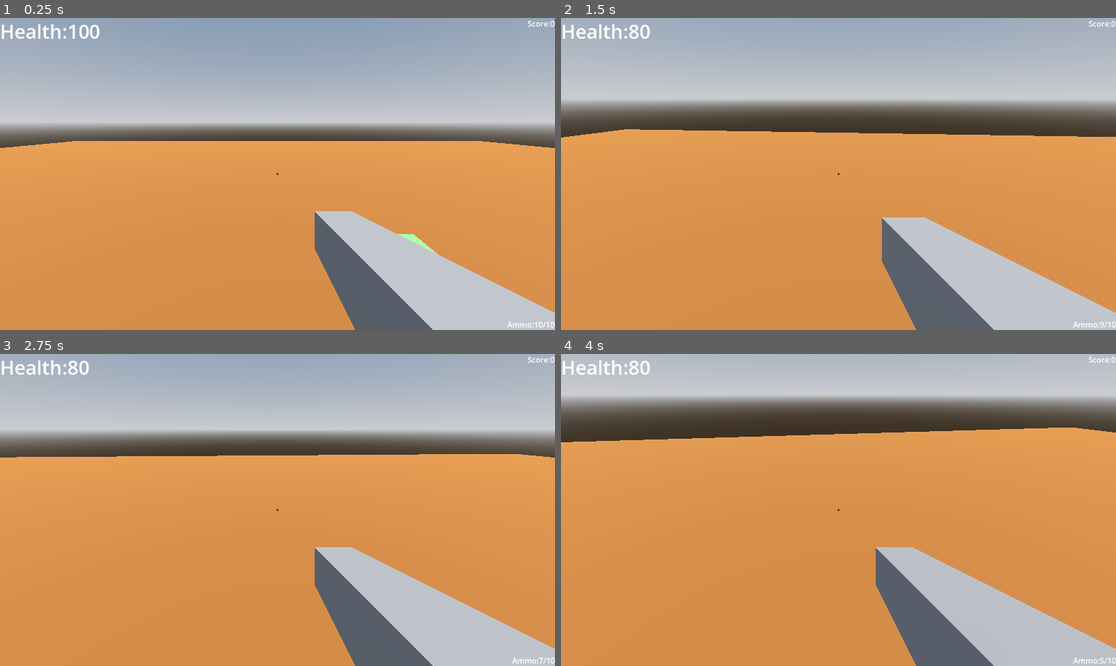
Above: before the commit, frames 1-4 (two rows, left to right).
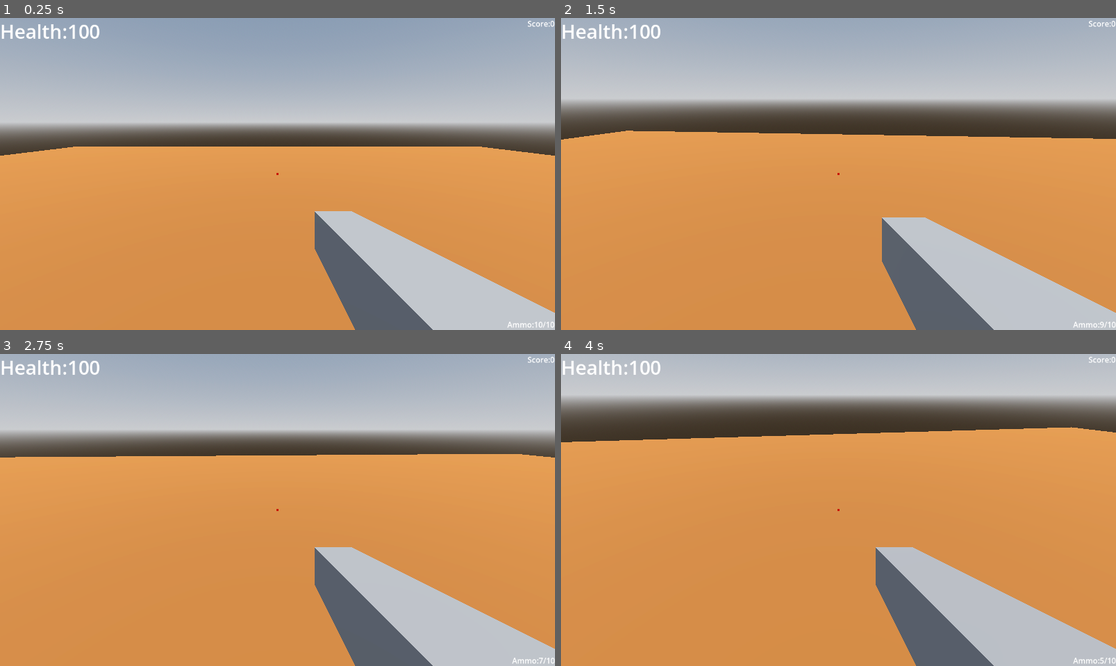
Above: after the commit, the same moments.

Repository: mohsin111111111/pkbg
Game: Godot game, scene res://world.tscn
Same seed, same stepped clock (60 frames per second), same inputs: the game is played once before the commit and once after it.
Inputs (mouse positions are in pixels of both pictures, inside the frame that each line leads up to):
- Up to frame 1 (0.25 s): no input
- Up to frame 2 (1.5 s): tap Enter (ui_accept) at 0.5, 0.77 s; move the mouse to (866, 174) at 0.52 s; hold Up (ui_up) from 0.53 s (still down); click (866, 174) at 0.6 s; move the mouse to (810, 174) at 1.27 s; right-click (810, 174) at 1.35 s
- Up to frame 3 (2.75 s): keep holding Up (ui_up); tap Enter (ui_accept) at 1.52 s; click (249, 510) at 1.55 s; move the mouse to (288, 503) at 2.02 s; click (288, 503) at 2.1 s
- Up to frame 4 (4 s): keep holding Up (ui_up); tap Enter (ui_accept) at 2.75, 3.02, 3.5, 3.77 s; move the mouse to (832, 516) at 2.77 s; tap Shift (sprint) at 2.85 s; click (832, 516) at 3.05 s; move the mouse to (877, 513) at 3.52 s; tap Alt at 3.6 s; click (877, 513) at 3.8 s

The runs differ from the first frame. In frame 1, 2.0% of the frame differs, in the area x 0-100%, y 39-76%; in frame 2, 0.6%; in frame 3, 0.1%; in frame 4, less than 0.1%.

Commit message:
i made headshot which kills instantly and i added auto spawnning of enemies in world

Diff:
--- a/barrrel.tscn
+++ b/barrrel.tscn
@@ -6,6 +6,8 @@
 albedo_color = Color(1, 0.46666667, 0, 1)
 
 [sub_resource type="CylinderShape3D" id="CylinderShape3D_8kctj"]
+height = 2.1923828
+radius = 0.6713867
 
 [sub_resource type="SphereShape3D" id="SphereShape3D_1jgn3"]
 radius = 4.0
@@ -17,6 +19,7 @@
 material = SubResource("StandardMaterial3D_1jgn3")
 
 [node name="CollisionShape3D" type="CollisionShape3D" parent="." unique_id=1519780024]
+transform = Transform3D(1, 0, 0, 0, 1, 0, 0, 0, 1, 0, 0.096191406, 0)
 shape = SubResource("CylinderShape3D_8kctj")
 
 [node name="ExplosionZone" type="Area3D" parent="." unique_id=1981590285]
--- a/enemy.gd
+++ b/enemy.gd
@@ -1,18 +1,22 @@
 extends CharacterBody3D
-
+const SPEED = 3
 var health = 3
-var speed = 2.0
+var gravity = ProjectSettings.get_setting("physics/3d/default_gravity")
+#var speed = 2.0
 @onready var player = get_tree().get_first_node_in_group("Player")
-@onready var nav_agent = $'NavigationAgent3D'
+#@onready var nav_agent = $'NavigationAgent3D'
 func _physics_process(delta):
 	if not is_on_floor():
-		velocity.y -= 9.8 * delta
-	if player:
-		nav_agent.target_position = player.global_position
-		var next_location = nav_agent.get_next_path_position()
-		var direction = (next_location-global_position).normalized()
-		velocity.x = direction.x * speed
-		velocity.z = direction.z * speed
+		velocity.y -= gravity * delta
+	if player !=null:
+		var direction = global_position.direction_to(player.global_position)
+		direction.y = 0
+		#nav_agent.target_position = player.global_position
+		#var next_location = nav_agent.get_next_path_position()
+		#var direction = (next_location-global_position).normalized()
+		velocity.x = direction.x * SPEED
+		velocity.z = direction.z * SPEED
+		look_at(Vector3(player.global_position.x, global_position.y, player.global_position.z),Vector3.UP)
 	move_and_slide()
 func take_damage():
 	health -= 1
@@ -21,7 +25,13 @@
 		queue_free()
 
 
+#func _on_attack_zone_body_entered(body: Node3D) -> void:
+func _on_body_entered(body):
+	if body.is_in_group("Player"):
+		if body.has_method("take_damage"):
+			body.take_damage(20)
+	#pass # Replace with function body.
+
+
 func _on_attack_zone_body_entered(body: Node3D) -> void:
-	if body.is_in_group("Player"):
-		body.take_damage(20)
-	#pass # Replace with function body.
+	pass # Replace with function body.
--- a/enemy.tscn
+++ b/enemy.tscn
@@ -1,21 +1,40 @@
 [gd_scene format=3 uid="uid://dvkban7aiq1h0"]
 
 [ext_resource type="Script" uid="uid://co2jrglk3t2r5" path="res://enemy.gd" id="1_7k104"]
+[ext_resource type="Script" uid="uid://b35p2jq5d7nkl" path="res://head.gd" id="2_4gyqm"]
 
 [sub_resource type="StandardMaterial3D" id="StandardMaterial3D_7k104"]
 albedo_color = Color(0.4745098, 1, 0.43529412, 1)
 
 [sub_resource type="BoxShape3D" id="BoxShape3D_7xaro"]
-size = Vector3(1, 2, 1)
+size = Vector3(1, 3, 1)
+
+[sub_resource type="SphereShape3D" id="SphereShape3D_7k104"]
+radius = 0.7
+
+[sub_resource type="SphereShape3D" id="SphereShape3D_4gyqm"]
+radius = 1.5
 
 [node name="Enemy" type="CharacterBody3D" unique_id=520630786]
 script = ExtResource("1_7k104")
 
 [node name="CSGBox3D" type="CSGBox3D" parent="." unique_id=2076974408]
-size = Vector3(1, 2, 1)
+size = Vector3(1, 3, 1)
 material = SubResource("StandardMaterial3D_7k104")
 
 [node name="CollisionShape3D" type="CollisionShape3D" parent="." unique_id=1852507962]
 shape = SubResource("BoxShape3D_7xaro")
 
 [node name="NavigationAgent3D" type="NavigationAgent3D" parent="." unique_id=1894083981]
+
+[node name="Head" type="Area3D" parent="." unique_id=1181387556]
+transform = Transform3D(1, 0, 0, 0, 1, 0, 0, 0, 1, 0, 1.2376382, 0)
+script = ExtResource("2_4gyqm")
+
+[node name="CollisionShape3D" type="CollisionShape3D" parent="Head" unique_id=42148296]
+shape = SubResource("SphereShape3D_7k104")
+
+[node name="AttackZone" type="Area3D" parent="." unique_id=23562018]
+
+[node name="CollisionShape3D" type="CollisionShape3D" parent="AttackZone" unique_id=1166689608]
+shape = SubResource("SphereShape3D_4gyqm")
--- /dev/null
+++ b/head.gd
@@ -0,0 +1,10 @@
+extends Area3D
+
+
+func take_damage():
+	print("BOOM HEADSHOT!")
+	var zombie=get_parent()
+
+	zombie.take_damage()
+	zombie.take_damage()
+	zombie.take_damage()
--- a/player.gd
+++ b/player.gd
@@ -51,6 +51,8 @@
 			var hit_object = raycast.get_collider()
 			if hit_object.has_method("take_damage"):
 				hit_object.take_damage()
+			elif hit_object.get_parent() !=null and hit_object.get_parent().has_method("take_damage"):
+				hit_object.get_parent().take_damage()
 	if (Input.is_action_just_pressed("reload")or (Input.is_action_just_pressed("shoot")and current_ammo <=0)) and current_ammo< max_ammo and not is_reloading:
 		reload_weapon()
 	if not is_on_floor():
--- /dev/null
+++ b/spawner.gd
@@ -0,0 +1,8 @@
+extends Node3D
+
+var enemy_blueprint = preload("res://enemy.tscn")
+@onready var timer =$Timer
+func _on_timer_timeout():
+	var new_zombie = enemy_blueprint.instantiate()
+	get_parent().add_child(new_zombie)
+	new_zombie.global_position = self.global_position
--- /dev/null
+++ b/spawner.tscn
@@ -0,0 +1,12 @@
+[gd_scene format=3 uid="uid://vcoy74j3yaxb"]
+
+[ext_resource type="Script" uid="uid://dhip0d7hqysbs" path="res://spawner.gd" id="1_yp5lu"]
+
+[node name="Spawner" type="Node3D" unique_id=1778161684]
+script = ExtResource("1_yp5lu")
+
+[node name="Timer" type="Timer" parent="." unique_id=1666078668]
+wait_time = 3.0
+autostart = true
+
+[connection signal="timeout" from="Timer" to="." method="_on_timer_timeout"]
--- a/world.tscn
+++ b/world.tscn
@@ -6,6 +6,7 @@
 [ext_resource type="PackedScene" uid="uid://cpyeuplq6c1dx" path="res://health_pack.tscn" id="3_tlwt5"]
 [ext_resource type="PackedScene" uid="uid://1j3n8pqmwslw" path="res://red_key.tscn" id="5_036b0"]
 [ext_resource type="PackedScene" uid="uid://c5ubjjcc8onhx" path="res://barrrel.tscn" id="6_dwbse"]
+[ext_resource type="PackedScene" uid="uid://vcoy74j3yaxb" path="res://spawner.tscn" id="7_pkg7o"]
 
 [sub_resource type="ProceduralSkyMaterial" id="ProceduralSkyMaterial_fj7yv"]
 sky_horizon_color = Color(0.66224277, 0.6717428, 0.6867428, 1)
@@ -19,9 +20,6 @@
 sky = SubResource("Sky_tlwt5")
 tonemap_mode = 2
 glow_enabled = true
-
-[sub_resource type="SphereShape3D" id="SphereShape3D_fj7yv"]
-radius = 1.5
 
 [sub_resource type="CapsuleShape3D" id="CapsuleShape3D_fj7yv"]
 
@@ -43,13 +41,8 @@
 [node name="Enemy" parent="." unique_id=520630786 instance=ExtResource("2_fj7yv")]
 transform = Transform3D(1, 0, 0, 0, 1, 0, 0, 0, 1, 2.936141, 1.5, -4.105901)
 
-[node name="AttackZone" type="Area3D" parent="Enemy" unique_id=1900307759]
-
-[node name="CollisionShape3D" type="CollisionShape3D" parent="Enemy/AttackZone" unique_id=508945591]
-shape = SubResource("SphereShape3D_fj7yv")
-
 [node name="Enemy2" parent="." unique_id=1530459836 instance=ExtResource("2_fj7yv")]
-transform = Transform3D(1, 0, 0, 0, 1, 0, 0, 0, 1, 7, 1.970954, 2)
+transform = Transform3D(1, 0, 0, 0, 1, 0, 0, 0, 1, 7, 2, 2)
 
 [node name="Enemy3" parent="." unique_id=1648178145 instance=ExtResource("2_fj7yv")]
 transform = Transform3D(1, 0, 0, 0, 1, 0, 0, 0, 1, -5, 2, 5)
@@ -58,7 +51,7 @@
 transform = Transform3D(1, 0, 0, 0, 0.060421377, 0.99817294, 0, -0.99817294, 0.060421377, 0, 5.9280605, 0)
 
 [node name="Player" type="CharacterBody3D" parent="." unique_id=1003812761 groups=["Player"]]
-transform = Transform3D(1, 0, 0, 0, 1, 0, 0, 0, 1, 0, 1.3810039, 0)
+transform = Transform3D(1, 0, 0, 0, 1, 0, 0, 0, 1, 0, 3.164456, 0)
 script = ExtResource("1_f3sb7")
 
 [node name="CollisionShape3D" type="CollisionShape3D" parent="Player" unique_id=91415920]
@@ -73,6 +66,7 @@
 
 [node name="RayCast3D" type="RayCast3D" parent="Player/Camera3D" unique_id=715387651]
 target_position = Vector3(0, 0, -50)
+collide_with_areas = true
 
 [node name="HUD" type="CanvasLayer" parent="Player" unique_id=2053224005]
 
@@ -140,12 +134,7 @@
 transform = Transform3D(1, 0, 0, 0, 1, 0, 0, 0, 1, -2.5515552, 0.6, 4.6700974)
 
 [node name="Barrrel" parent="." unique_id=705147351 instance=ExtResource("6_dwbse")]
-transform = Transform3D(1, 0, 0, 0, 1, 0, 0, 0, 1, -21.273579, 1.5, 33.02619)
+transform = Transform3D(1, 0, 0, 0, 1, 0, 0, 0, 1, -21.273579, 1.6136703, 33.02619)
 
-[node name="Barrrel2" parent="." unique_id=1039863260 instance=ExtResource("6_dwbse")]
-transform = Transform3D(1, 0, 0, 0, 1, 0, 0, 0, 1, 17.639261, 1.5, 32.080402)
-
-[node name="Barrrel3" parent="." unique_id=1665009270 instance=ExtResource("6_dwbse")]
-transform = Transform3D(1, 0, 0, 0, 1, 0, 0, 0, 1, -7.9277153, 1.5, 24.812092)
-
-[connection signal="body_entered" from="Enemy/AttackZone" to="Enemy" method="_on_attack_zone_body_entered"]
+[node name="Spawner" parent="." unique_id=1778161684 instance=ExtResource("7_pkg7o")]
+transform = Transform3D(1, 0, 0, 0, 1, 0, 0, 0, 1, -19, 2, 26)
Not shown, added: head.gd.uid
Not shown, added: spawner.gd.uid
